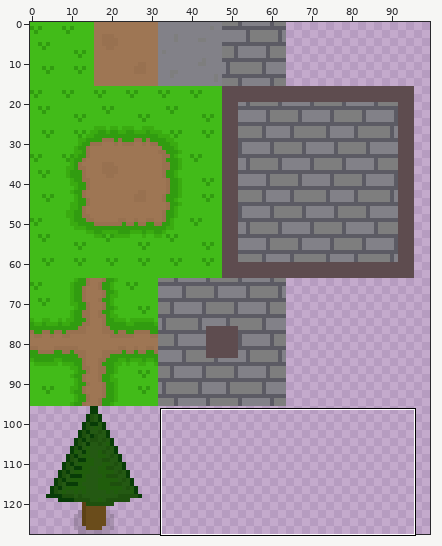
One commit to this pixel-art file: res/tiles/tiles.aseprite. Above, an overview of the earlier version with the close-up marked.
Close-up. Before the edit:
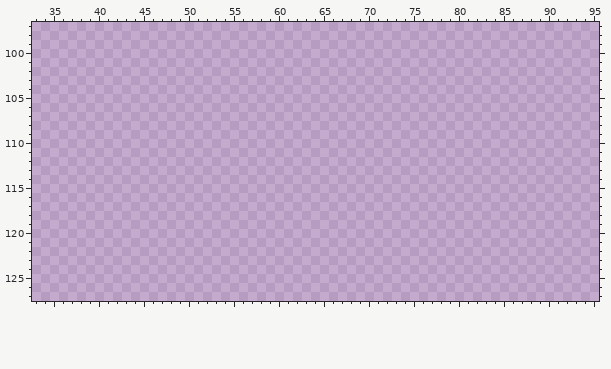
128x128 pixels, 1 frame. Colours within 5 levels of each other are drawn and written as one. Shown: x 33..95, y 97..127. The wide view leaves out empty margins.
The same view after the edit:
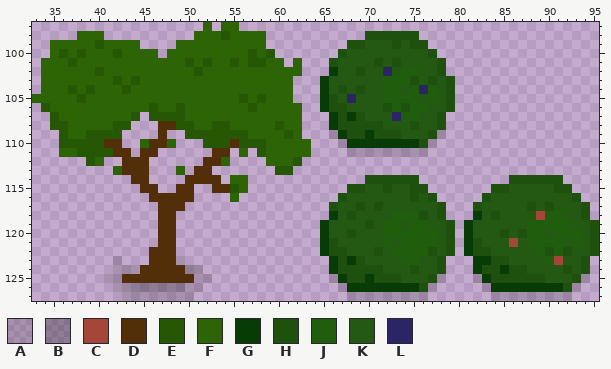
Palette (. is transparent): A #00000026  B #00000046  C #a44638  D #522f09  E #265704  F #2d6506  G #083c07  H #1e500e  J #205d0c  K #245913  L #2b2466
Log entry: Added bushes and [anonymous]'s tree
Changes in this commit:
Changed rows in their new state; - is an unchanged pixel.
Layer "Layer 1":
first column x 33:
 97 -------------------F-FF----------------------------------------
 98 -----FFF----------FFFEFFFF-----------HHHHHH--------------------
 99 --FFFFFEFFFF----FFFFFFFFFF---------HHKKKHKHH-------------------
100 --FEFEFFFEFFFF-FFFFFFFFFEFE-------HKKKKKKKKKH------------------
101 -FFFEFFFFFFFFFFFFEFEFFEFEEFF-F---HKKKKHKHKKKKH-----------------
102 -FFFFFFEFFFFFFFFFFEFFFFFFFFFFF---GKKHKKLKJJKKH-----------------
103 -FFFFFFFFEFEFFFFFFFFFFFFFFFFF---GKKKKKKJJJHJHKH----------------
104 -FFFEFEFFFEFFFFFFFFFFFFFFFFFF---GKHKHKKJJKJLJKH----------------
105 FFFFFEFFFFFFFFFFFFFFFFFEFEFFF---GHKLKKKJJJJKJKH----------------
106 -EFFFFFFFFFFFEFFEFFFFFFFEFFFFF--GHHKKKKHJHJJKKH----------------
107 --EFFFFFFFFE-EEEEFFFFFFFFFFFFF---GHGHKKKLJJKKH-----------------
108 --EEFFFFFEE---DDEEFFEEFFFFFEFF---GHHHHHKKKHKKH-----------------
109 ---EFFEEEE----D--EEEEEEEFFFFEF---AGHHGHHHKKKHA-----------------
110 ---EEEEEDD--FDDF---EEEDEEEFFFFF---AGGGGGGGGHA------------------
111 ---FFEEEEDD-DD------DD-F-EFFFFF----AAAAAAAAA-------------------
112 ------EF--DDD------DDF----FFFE---------------------------------
113 ---------FDDD---F-DD-------EE----------------------------------
114 -----------DD----DDDD-FF-------------HHHHHH----------HHHHHH----
115 ------------DD--DD--DDEF-----------HHKKHKKHH-------HHKKKKKHH---
116 -------------DDDDD----F-----------HKKKKKKKHKH-----HKKKKKKKKKH--
117 --------------DDD----------------HKKHKHKKKKKKH---HKKKKKHKHKKKH-
118 --------------DD-----------------GKHKKKKJJJHKH---GKHKKKKCJJKKH-
119 --------------DD----------------GKKKKHKJJKJJKKH-GKKKKKKJJJJJKKH
120 --------------DD----------------GKKHKKKJJJJJJKH-GKKKHKHJJKJJJKH
121 --------------DD----------------GHKKKKKJKJJJJKH-GHKKKCKJJJJKJKH
122 -------------DDD----------------GHHKKKHKJJJJHKH-GHHKKKKKJHJHKKH
123 ---------A---DDDA----------------GHGHKKKKJJKKH---GGHHKKKKJCKKH-
124 ---------AAADDDDDBA--------------GHHHHHKKKHKKH---GHHGHHKKKKHKH-
125 --------AADDDDDDDDAA-------------AGHHGHHHKKKHA---AGHHHHHHKKKHA-
126 ---------AABBBBBBAA---------------AGGGGGGGGHA-----AGGGGGGGGHA--
127 ----------AAAAAAAA-----------------AAAAAAAAA-------AAAAAAAAA---
